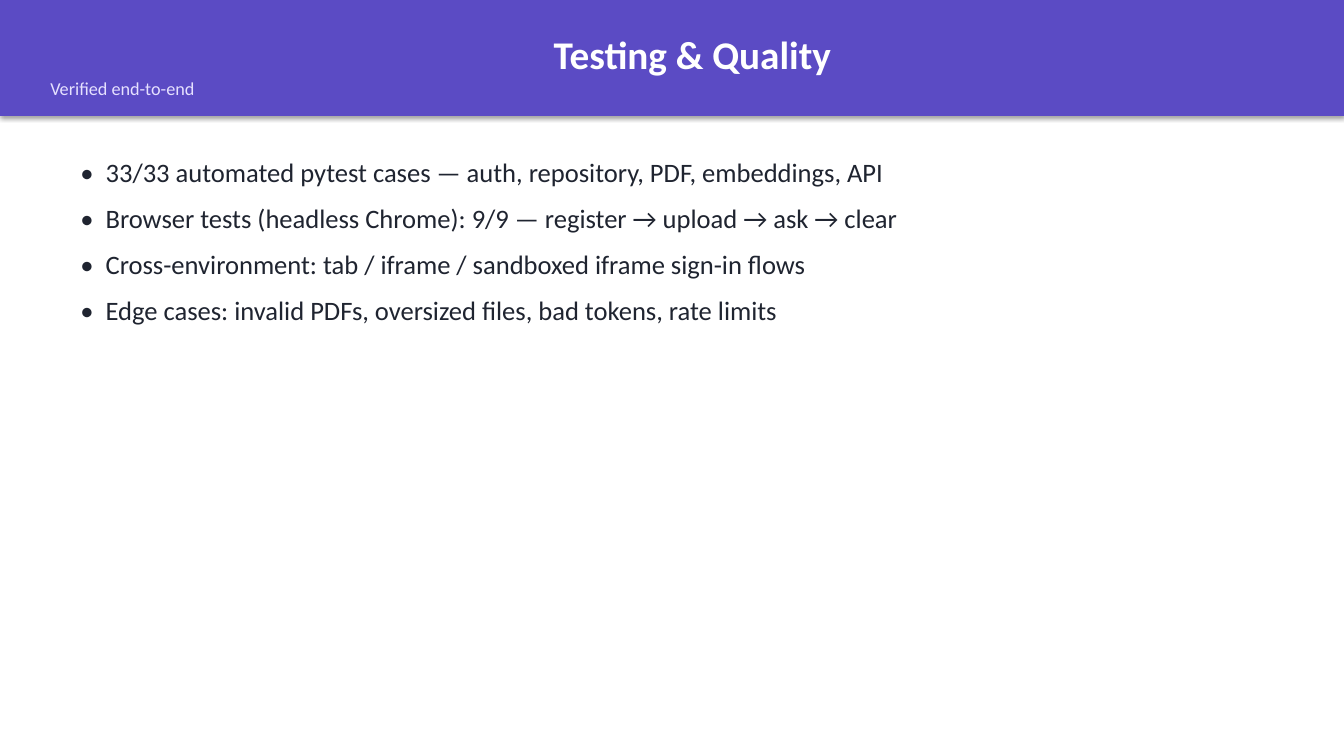
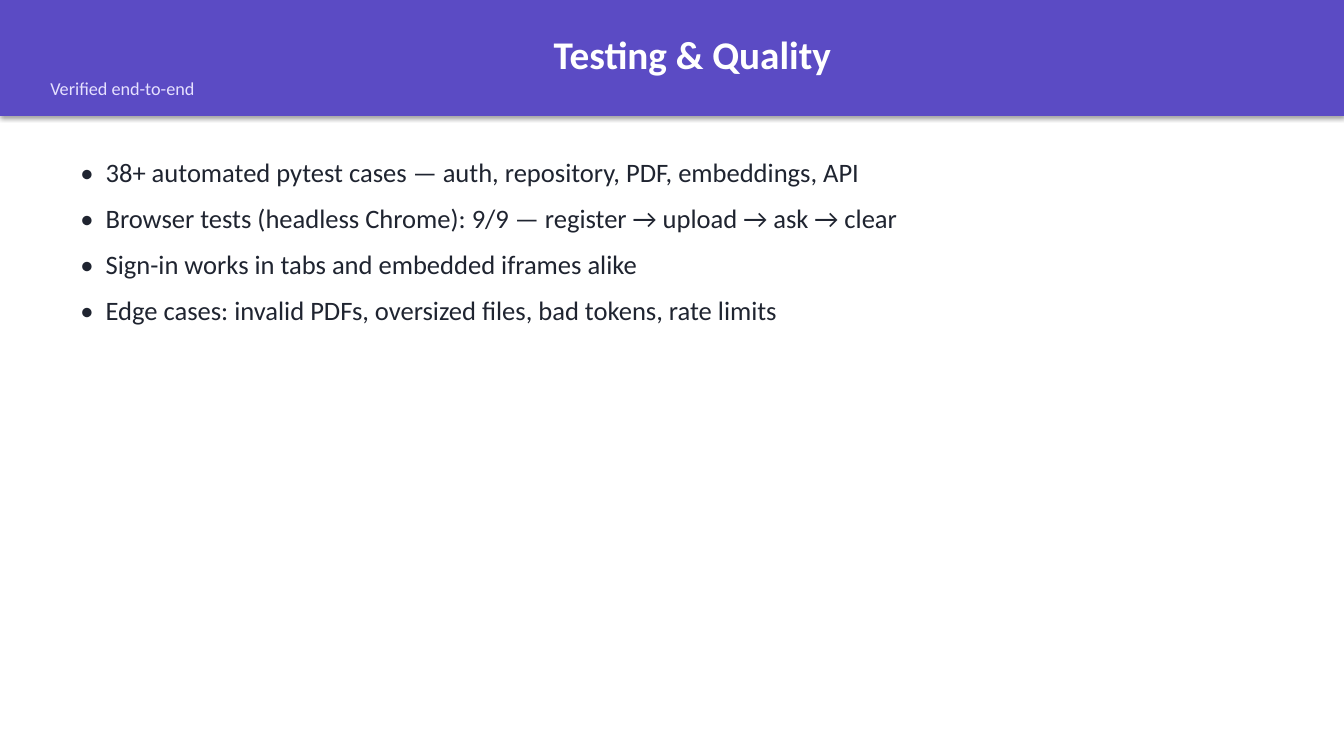
Before and after one commit to Vishal-oly/DocuQuery, a slide deck: slide 9 of docs/DocuQuery_Presentation.pptx. Drawn at 1344x756 pixels with LibreOffice and Linux fonts; fonts in the diff are those of the drawing. Boxes give left, top, right and bottom in pixels: in the first picture for what was removed or moved away, otherwise in the second. Text is boxed around its words. In the diff, an @@ line names an element or a change of style, - is before the commit and + after.

Commit message:
Documentation update, error messages and repository cleanup
- DEMO_GUIDE, PRESENTATION_CHECKLIST and docs/COMPLETE_WALKTHROUGH added/updated
- Report and slides updated in docs/
- Smarter user-facing error messages for the Groq integration
- Login page simplification and test suite updates (39 tests)

```diff
--- a/docs/DocuQuery_Presentation.pptx
+++ b/docs/DocuQuery_Presentation.pptx
@@ text at [106, 163, 859, 187]: text changed @@
-• 33/33 automated pytest cases — auth, repository, PDF, embeddings, API
+• 38+ automated pytest cases — auth, repository, PDF, embeddings, API
@@ text at [106, 255, 637, 279]: text changed @@
-• Cross-environment: tab / iframe / sandboxed iframe sign-in flows
+• Sign-in works in tabs and embedded iframes alike
```
Also in this commit, not shown: 2 other slides changed, 14 other files.
